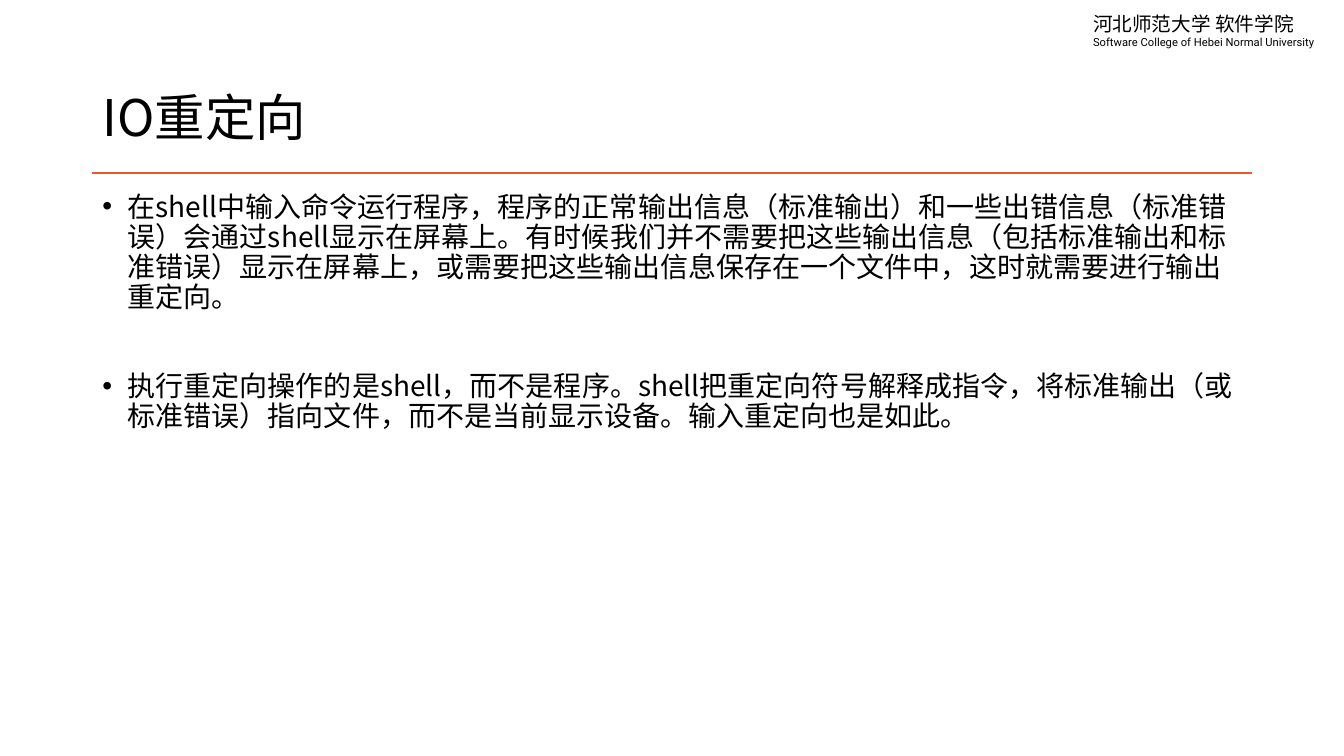
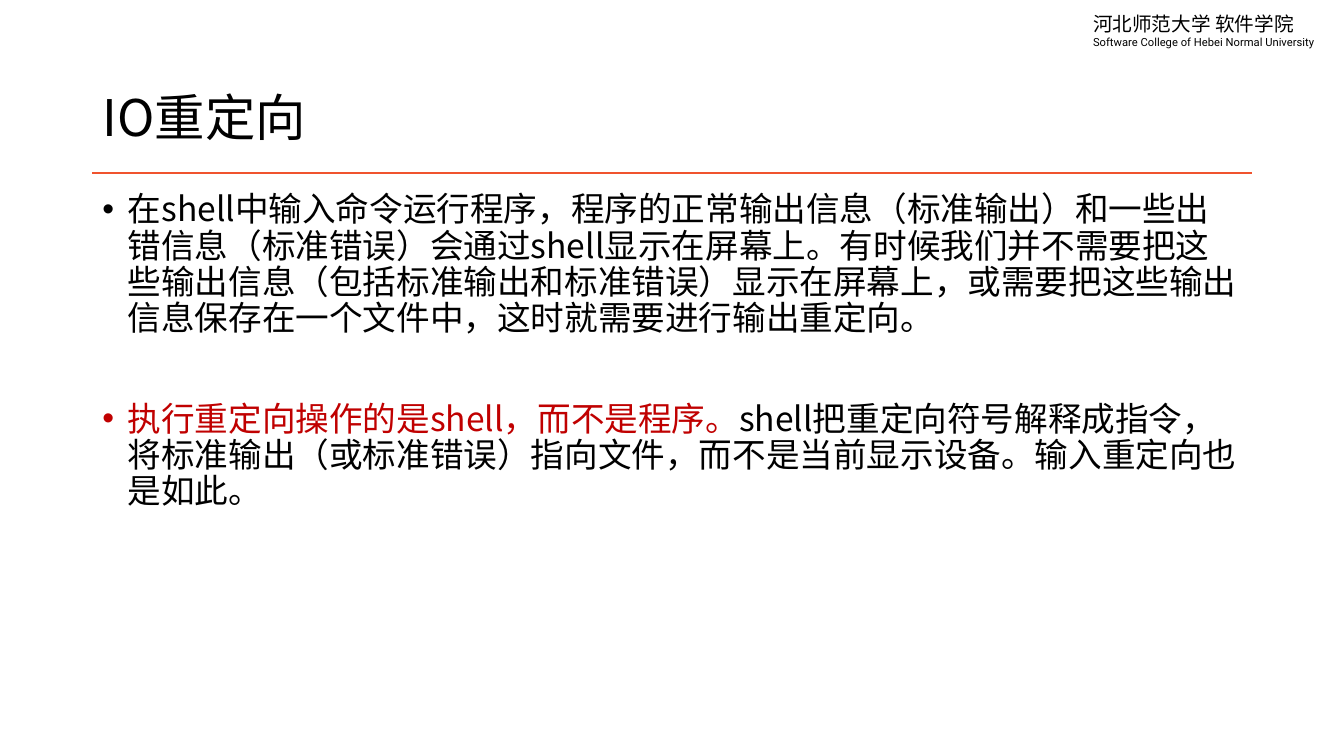
Before and after one commit to edu2act/course-linux-system, a slide deck: slide 3 of materials/slides/ch04-io-redrection-and-pipe.pptx. Drawn at 1344x756 pixels with LibreOffice and Linux fonts; fonts in the diff are those of the drawing. Boxes give left, top, right and bottom in pixels: in the first picture for what was removed or moved away, otherwise in the second. Text is boxed around its words. In the diff, an @@ line names an element or a change of style, - is before the commit and + after.

```diff
--- a/materials/slides/ch04-io-redrection-and-pipe.pptx
+++ b/materials/slides/ch04-io-redrection-and-pipe.pptx
@@ text "在shell中输入命令运行程序，程序的正常输出信息（标准输出）和一些出错信息（标准错误）会通过shell显示在屏幕上。有 ..." at box(128, 192, 1237, 506): size 20 to 24 pt; text colour #000000 to #C00000 in "执行重定向操作的是shell，而不是程序。shell把重定向符号解释成指令，将标准输出（或标准错误）指向文件，而不是当前 ..." @@
```
Also in this commit, not shown: 5 other slides changed.
